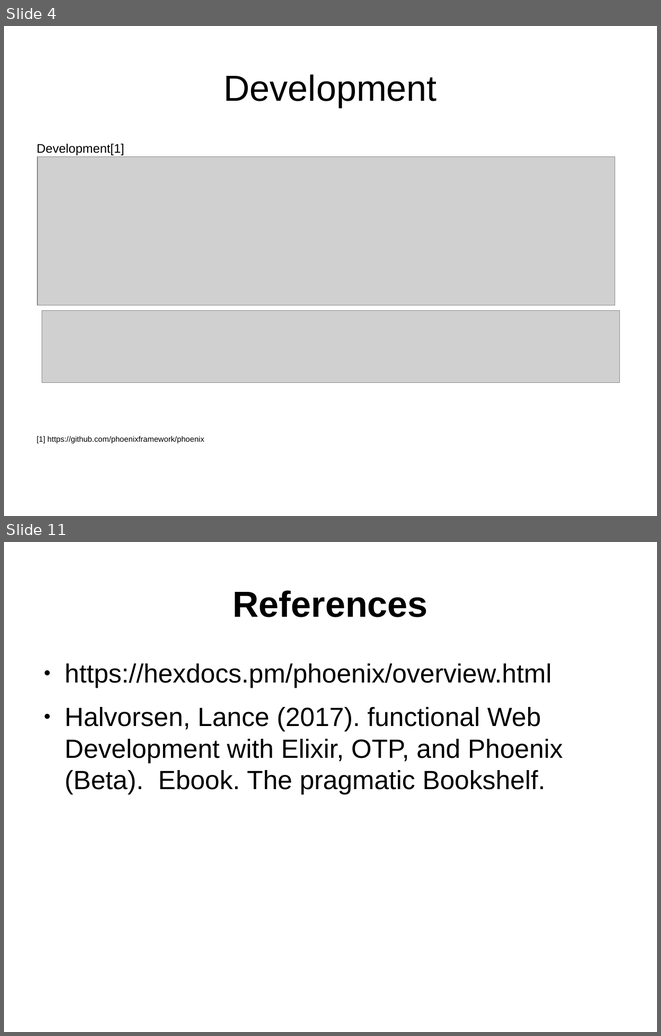
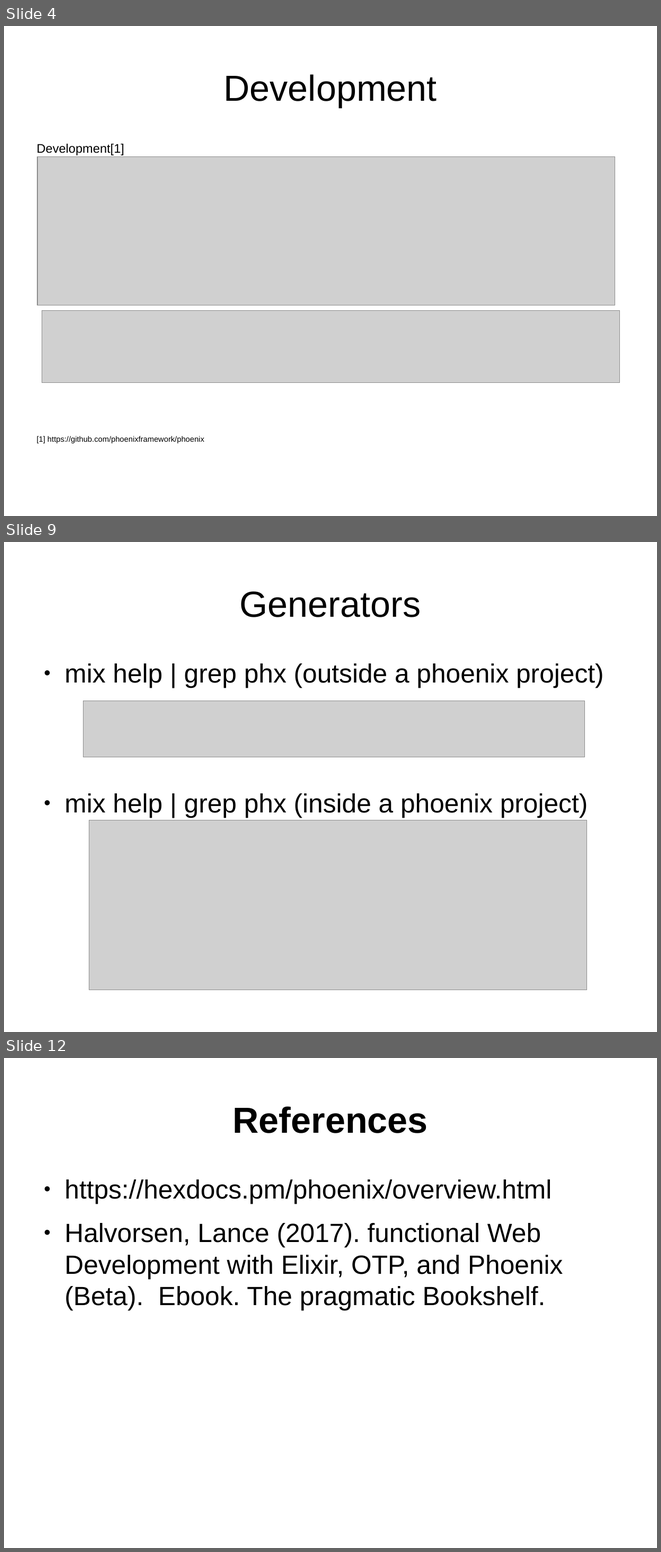
Before and after one commit to ramortegui/talks, a slide deck: phoenix-basics.odp. Shown one above the other, each under a label of ours: slides 4 and 11 before the commit, slides 4, 9 and 12 after it; the slides between them are not shown. The pictures are 661x1036 and 661x1552 pixels, drawn with LibreOffice and Linux fonts; fonts in the diff are those of the drawing; grey boxes stand for pictures. Boxes give left, top, right and bottom in pixels: in the first picture for what was removed or moved away, otherwise in the second. Text is boxed around its words. In the diff, an @@ line names an element or a change of style, - is before the commit and + after.

```diff
--- a/phoenix-basics.odp
+++ b/phoenix-basics.odp
@@ slide 9 added at <box>4,542,657,1032</box>, background #FFFFFF @@
@@ title added at <box>240,591,421,617</box>, 44 pt, text #000000 @@
+Generators
@@ text added at <box>64,663,604,818</box>, 32 pt, text #000000 @@
+● mix help | grep phx (outside a phoenix project)
+● mix help | grep phx (inside a phoenix project)
@@ picture added at <box>84,701,585,757</box> @@
@@ picture added at <box>89,820,588,989</box> @@
@@ what was slide 11 is now slide 12 @@
```
Also in this commit, not shown: 2 slides changed, 5 other slides added, 5 slides removed.
